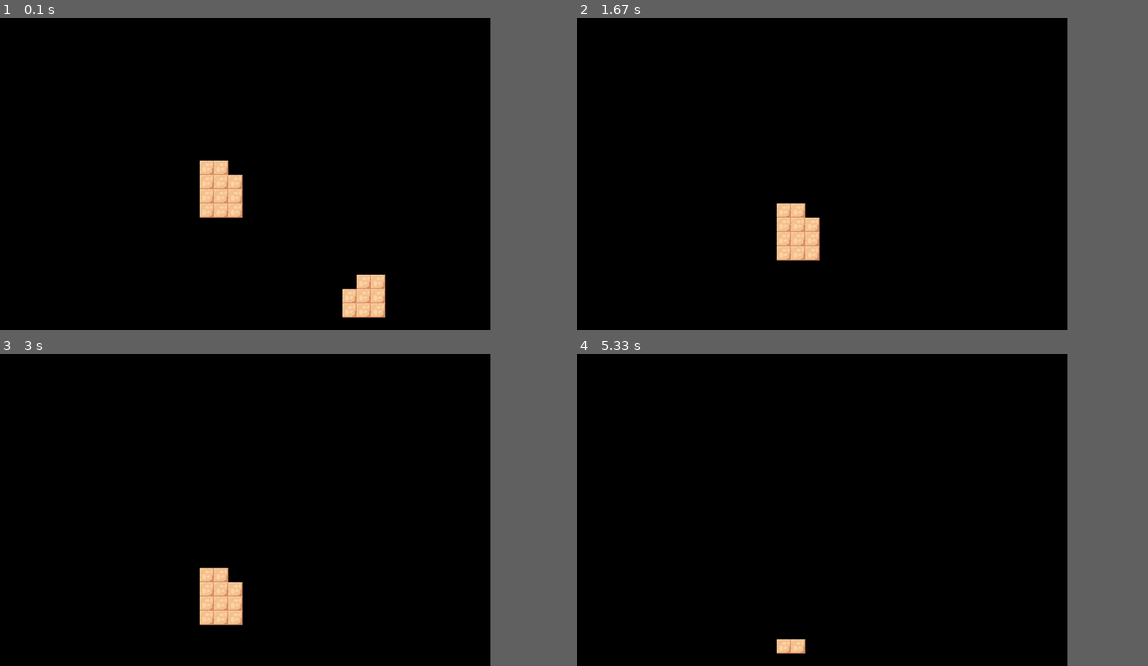
Above: before the commit, frames 1-4 (two rows, left to right).
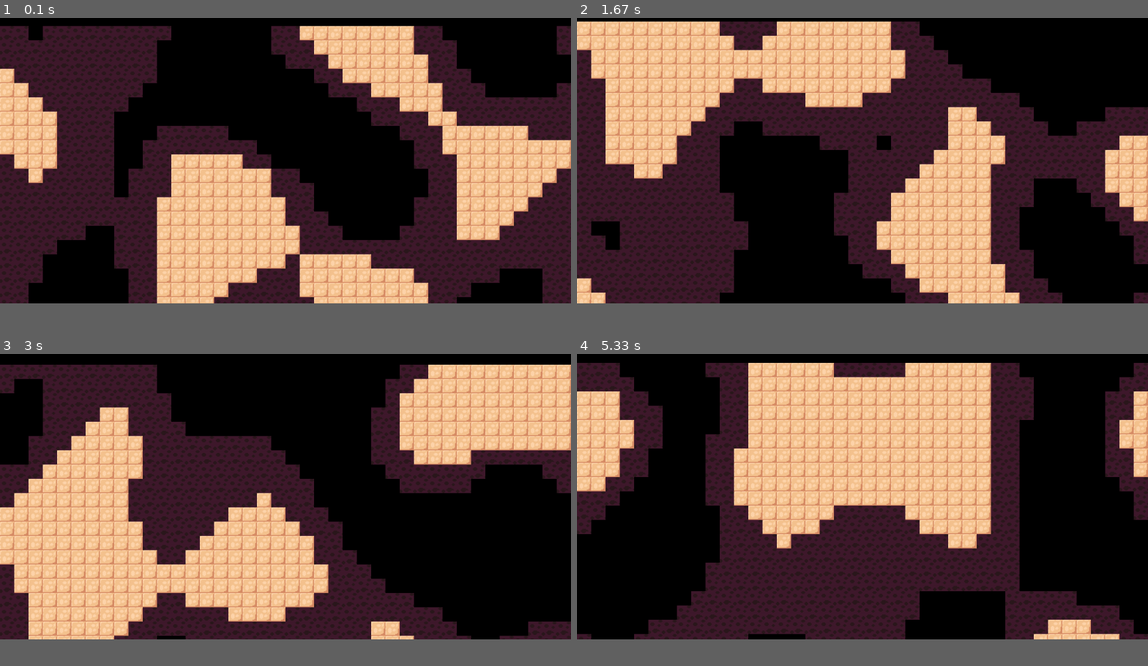
Above: after the commit, the same moments.

Repository: ARKANYOTA/Pygame-Test
Game: pygame game, started from scripts/index.py
Two runs of this game, one before a commit and one after it. Both use one fixed random seed, a clock stepped at 60 frames per second and the inputs below.
Inputs:
- Up to frame 1 (0.1 s): no input
- Up to frame 2 (1.67 s): hold Esc 0.33-0.8 s
- Up to frame 3 (3 s): no input
- Up to frame 4 (5.33 s): no input
In our replay, the window is 773x492 before the commit and 900x450 after it. These sizes can differ from the game's own. Grey fills any space a smaller window leaves; there, only what the larger window draws over its background counts as a difference.

The runs differ from the first frame. In frame 1, 62% of the frame differs, in the area x 0-100%, y 2-97%; in frame 2, 64%, in the area x 0-100%, y 1-92%; in frame 3, 58%; in frame 4, 58%.

Commit message:
test resizing window & noise

Diff:
--- a/index.py
+++ b/index.py
@@ -17,7 +17,6 @@
 player2Texture = pygame.image.load("intro_ball.gif")
 playerTextures = [player1Texture, player2Texture]
 players = []
-
 
 
 def get_dir():
--- a/scripts/index.py
+++ b/scripts/index.py
@@ -13,32 +13,15 @@
 def clamp(val, a, b):
     return max(a, min(val, b))
 
-def update_map(map, posy):
-    pass
-    # blkw=blockw
-    # del map[-1]
-    # map.insert(0,[0 for b in range(scrwidth // blockw)])
-    # for i in range(scrwidth // blockw) :
-    #     val = perlin_noise(i/10+0, 1/10+posy)
-    #     val = floor( (val+.5) *5)/5
-    #     val = clamp( (128*(val+1)), 0, 255)
-    #     if 190 < val:
-    #         map[0][i] = 255
-    #     elif 150 < val:
-    #         map[0][i] = 127
-    #     else:
-    #         map[0][i] = 0
-    # for h in range(len(map)) :
-    #     for w in range(len(map[0])) :
-    #         pygame.draw.rect(DISPLAY, (map[h][w], map[h][w], map[h][w]), (w*blkw, h*blkw, blkw, blkw))
-
-
 def main():
     # Pygame & screen setup
     pygame.init()
-    screensize = scrwidth, scrheight = 1100, 700
+    screensize = scrwidth, scrheight = 1280, 640
     screen = pygame.display.set_mode(screensize)
-    DISPLAY = pygame.display.set_mode(screensize, 0, 32)
+    DISPLAY = pygame.display.set_mode(screensize, pygame.RESIZABLE)
+
+#    screen = pygame.display.set_mode(size, RESIZABLE)
+#    pygame.display.set_caption("My Game")
 
     # Textures
 
@@ -54,15 +37,23 @@
 
     noise.print_perlin_noise(DISPLAY, 0, 0, scrwidth // BLOCKWIDTH, scrheight // BLOCKWIDTH, BLOCKWIDTH)
     while True:
-        screen.fill((0,0,0))
         for event in pygame.event.get():
             if event.type == pygame.QUIT:
+                pygame.quit()
                 sys.exit()
+            if event.type == pygame.KEYDOWN:
+                if event.key == pygame.K_ESCAPE:
+                    pass
 
-        noise.print_perlin_noise(DISPLAY, 0, 0, scrwidth//BLOCKWIDTH, scrheight//BLOCKWIDTH, BLOCKWIDTH)
-        noise.y -= 1
+        screen.fill((0,0,0))
+        # Noise scrolling
+        noiseposy += 5
+        if noiseposy > BLOCKWIDTH:
+            noise.y -= 1
+            noiseposy %= BLOCKWIDTH
+        noise.print_perlin_noise(DISPLAY, 0, noiseposy, scrwidth//BLOCKWIDTH, scrheight//BLOCKWIDTH, BLOCKWIDTH)
+        print(noise.get_noisemap_list())
 
         pygame.display.flip()
-        pygame.time.delay(500)
 
 main()
--- a/scripts/perlinnoise.py
+++ b/scripts/perlinnoise.py
@@ -4,11 +4,13 @@
 from math import sin, cos, floor
 
 class PerlinNoise:
-    def __init__(self, seed=uniform(-65536, 65535), x=0, y=0, scale=5):
+    def __init__(self, seed=uniform(-65536, 65535), x=0, y=0, scale=5, width=15, height=25):
         self.seed = seed
         self.scale = scale
         self.x = x
         self.y = y
+        self.width = width
+        self.height = height
 
     def smoothstep(self, a0, a1, w):
         #return (a1 - a0) * w + a0; # linear interpolation >> (uglier result but faster)
@@ -60,22 +62,29 @@
         s1 = self.smoothstep(dot0, dot1, sx)
         val = self.smoothstep(s0, s1, sy)
 
-        return val
+        return (val+1)/2
 
     def clamp(self, val, a, b):
         return max(a, min(val, b))
 
+    def get_noisemap_list(self):
+        li = []
+        for col in range(self.width):
+            li += tuple(self.perlin_noise(col+self.x, row+self.y, self.scale)   for row in range(self.height))
+        return li
+
+
     def print_perlin_noise(self, display, screen_x, screen_y, width, height, blockw):
         # width and neight in blocks
         groundImg = pygame.image.load(r"../textures/dummyGround.png")
+        groundBGImg = pygame.image.load(r"../textures/dummyDecoGround.png")
         for col in range(width):
             for row in range(height):
                 noise = self.perlin_noise(col+self.x, row+self.y, self.scale)
-                noise = (noise + 1) / 2
-                if .7 < noise:
+                if .56 < noise:
                     display.blit(groundImg, (col*blockw + screen_x, row*blockw + screen_y))
-                elif .5 < noise:
-                    pass
+                elif .45 < noise:
+                    display.blit(groundBGImg, (col * blockw + screen_x, row * blockw + screen_y))
                 else:
                     pass
         return True
Binary file added: textures/dummyDecoGround.png
Not shown, changed: .gitignore
Not shown, added: textures/dummyDecoGround.aseprite
